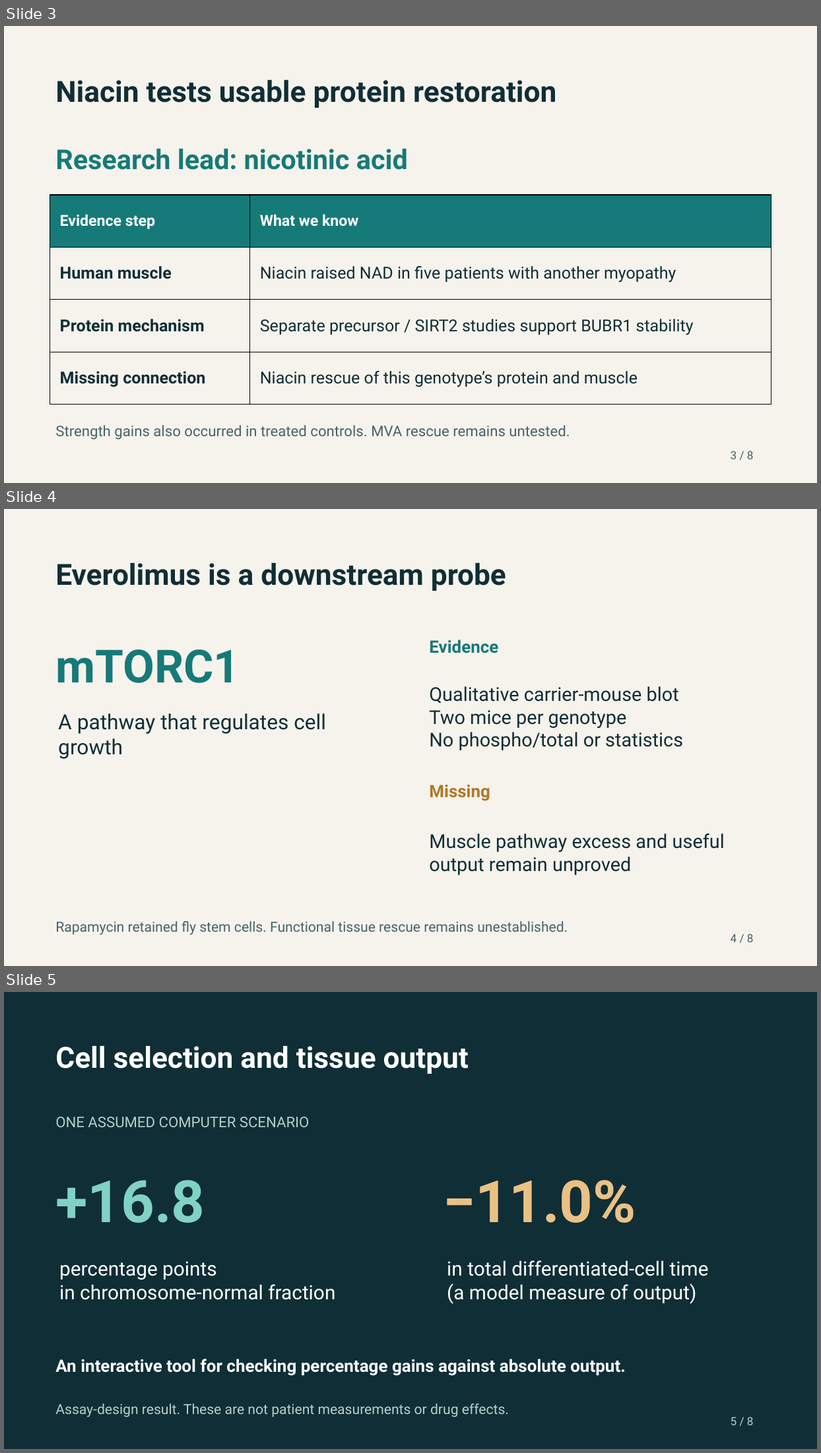
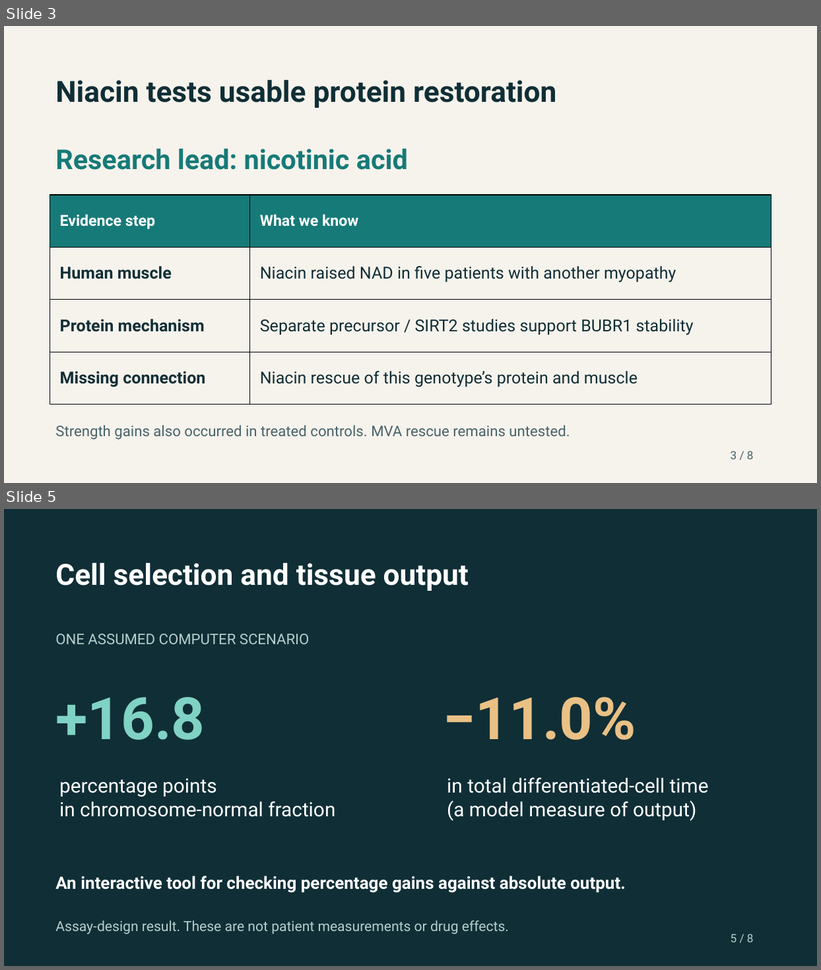
Before and after one commit to EternaPeptix/mva-hackathon, a slide deck: reports/media/jeweled_track2_slides.pptx. Shown one above the other, each under a label of ours: slides 3, 4 and 5 before the commit, slides 3 and 5 after it; the slides between them are not shown. The pictures are 821x1453 and 821x970 pixels, drawn with LibreOffice and Linux fonts; fonts in the diff are those of the drawing. Boxes give left, top, right and bottom in pixels: in the first picture for what was removed or moved away, otherwise in the second. Text is boxed around its words. In the diff, an @@ line names an element or a change of style, - is before the commit and + after.

```diff
--- a/reports/media/jeweled_track2_slides.pptx
+++ b/reports/media/jeweled_track2_slides.pptx
@@ slide 4 removed at bbox=[4, 509, 817, 966], background #F6F3EC @@
@@ text removed at bbox=[55, 562, 506, 591] @@
-Everolimus is a downstream probe
@@ text removed at bbox=[429, 640, 498, 654] @@
-Evidence
@@ text removed at bbox=[55, 650, 240, 683] @@
-mTORC1
@@ text removed at bbox=[429, 687, 683, 751] @@
-Qualitative carrier-mouse blot
-Two mice per genotype
-No phospho/total or statistics
@@ text removed at bbox=[58, 714, 326, 759] @@
-A pathway that regulates cell growth
@@ text removed at bbox=[429, 785, 490, 801] @@
-Missing
@@ text removed at bbox=[429, 834, 725, 875] @@
-Muscle pathway excess and useful output remain unproved
@@ text removed at bbox=[55, 921, 568, 935] @@
-Rapamycin retained fly stem cells. Functional tissue rescue remains unestablished.
@@ text removed at bbox=[731, 934, 754, 943] @@
-4 / 8
```
Also in this commit, not shown: 2 slides changed, 1 slide added, 16 other files.
